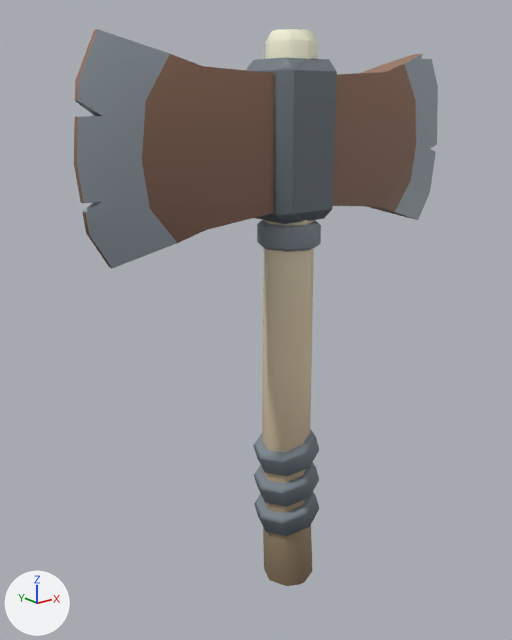
Before and after pictures for a commit that changed the glTF model asset-studio/catalogs/items/weapons/battleaxe_iron/battleaxe_iron.glb.
One viewpoint serves both versions: a 50 mm lens placed at (-1.51, -1.71, 1.28), pointed at (-0.06, 0.1, 0.55). The axes (+X, +Y, +Z) are drawn at lower left. The lights are the same throughout. The first picture is the older version. Vertices at exactly the same position are counted once.

In view in the first picture: 'Item'.
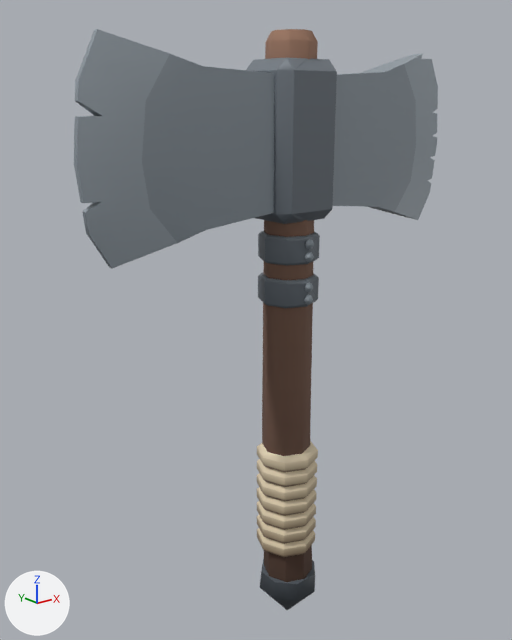
Diff of the bpy script that builds the scene:
```diff
--- a/asset-studio/catalogs/items/weapons/battleaxe_iron/battleaxe_iron.glb.py
+++ b/asset-studio/catalogs/items/weapons/battleaxe_iron/battleaxe_iron.glb.py
@@ me_battleaxe_iron @@
 # used by ob_item; location = (0.0, 0.0, 0.0)
-me_battleaxe_iron.from_pydata(...)  # 467 vertices, 930 faces; spans x -0.72..0.72, y -0.12..0.12, z -0.46..1.47
+me_battleaxe_iron.from_pydata(...)  # 775 vertices, 1546 faces; spans x -0.72..0.72, y -0.11..0.11, z -0.62..1.47
+# me_battleaxe_iron part 1: 18 vertices moved from x -0.1..0.09, y -0.11..0.11, z -0.43..0.16 to x -0.1..0.09, y -0.11..0.11, z -0.41..0.11; 221 vertices removed from x -0.12..0.13, y -0.12..0.12, z -0.46..0.16; 258 vertices added at x -0.1..0.12, y -0.11..0.11, z -0.62..0.11
+# me_battleaxe_iron part 2: 23 vertices moved from x -0.09..0.09, y -0.09..0.09, z 0.82..0.9 to x -0.1..0.1, y -0.08..0.08, z 0.63..0.87; 28 vertices removed from x -0.12..0.1, y -0.1..0.1, z 0.82..0.95; 282 vertices added at x -0.12..0.1, y -0.11..0.11, z 0.63..0.95
+# me_battleaxe_iron part 3: 182 kept faces spanning x -0.72..0.7, y -0.09..0.09, z 0.1..1.47 get new texture (UV) coordinates
+# other edits to the shape of me_battleaxe_iron do not show in these pictures
 me_battleaxe_iron.materials.append(mat_battleaxe_iron_0)
```

Boxes [x1, y1, x2, y2] around the edits, measured in the pictures (512 x 640 px; the box of a moved part takes in the faces that stretch with it):
'Item', reshaped
    before: [74, 29, 438, 586]
    after: [74, 29, 438, 610]
part 1 of me_battleaxe_iron, moved or reshaped
    before: [253, 422, 319, 586]
    after: [257, 422, 318, 610]
part 2 of me_battleaxe_iron, built on
    before: [257, 220, 321, 252]
    after: [258, 213, 320, 308]
part 3 of me_battleaxe_iron, surface changed
    both: [74, 29, 422, 446]
